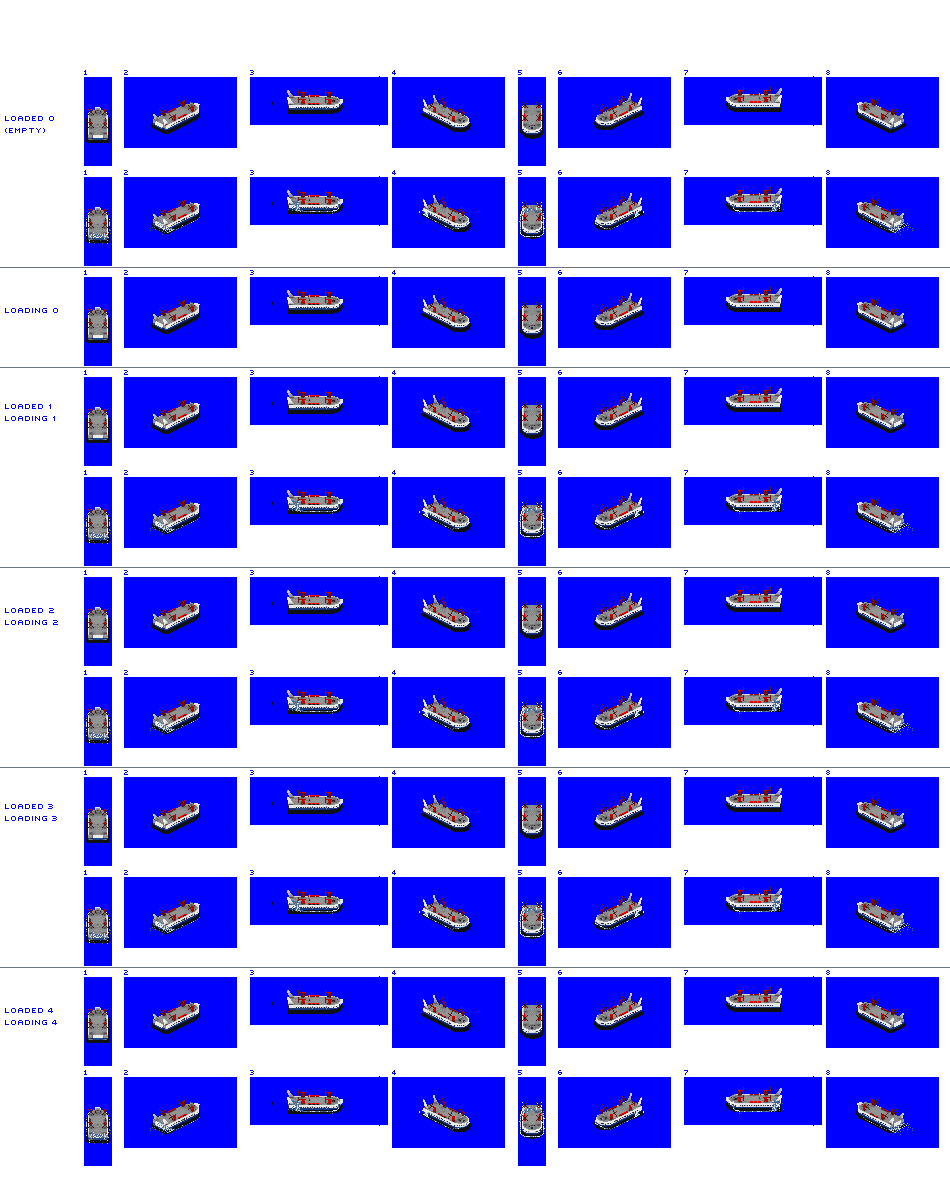
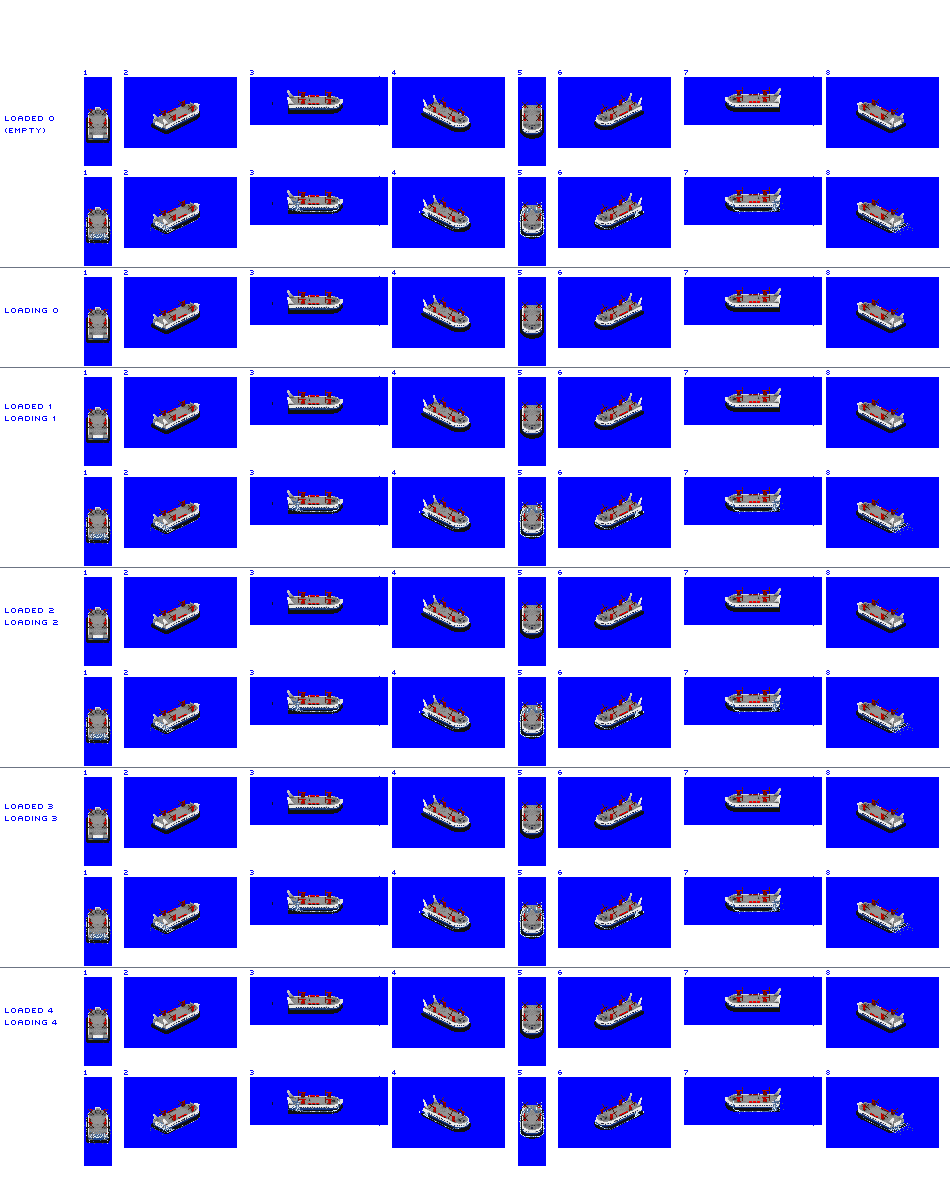
Layer changes from the first 950x1200 image to the second:
painted on "hovercraft pax large" over [left=725, top=87, right=782, bottom=1112]
